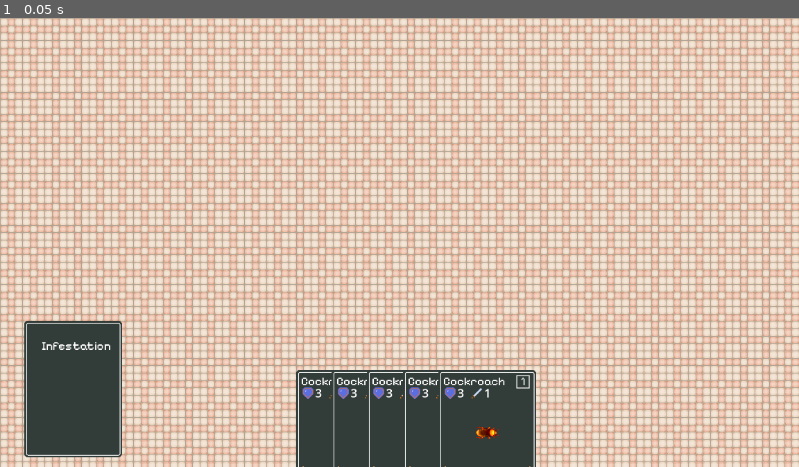
Above: before the commit, frame 1.
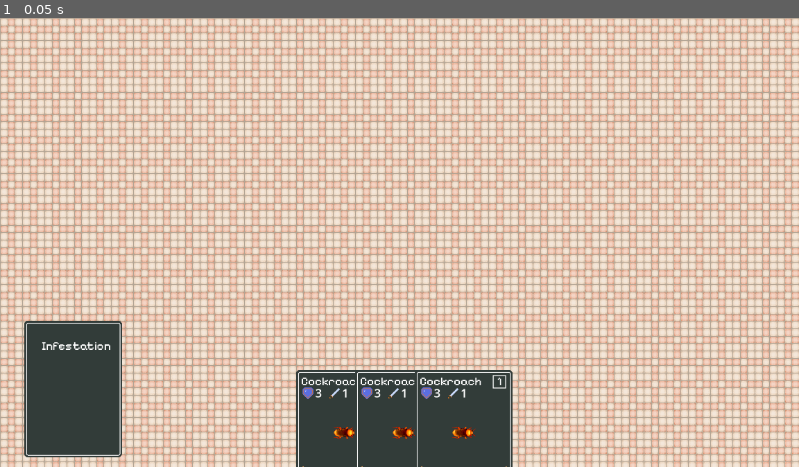
Above: after the commit, the same moment.

Repository: Degenerate-Games/Infestation
Game: Godot game, scene res://scenes/levels/5starkitchen.tscn
The game is run twice, just before and just after one commit, with the same random seed, the same clock (stepped at 60 frames per second) and the same inputs.
Inputs:
- Up to frame 1 (0.05 s): no input

The runs differ from the first frame. In frame 1, 1.6% of the frame differs, in the area x 41-68%, y 78-100%.

Commit message:
Update hud scene

Diff:
--- a/scenes/hud.tscn
+++ b/scenes/hud.tscn
@@ -1,13 +1,10 @@
-[gd_scene load_steps=4 format=3 uid="uid://20pfl85f27yc"]
+[gd_scene load_steps=3 format=3 uid="uid://20pfl85f27yc"]
 
 [ext_resource type="Script" path="res://scripts/hud.gd" id="1_07qrn"]
-[ext_resource type="PackedScene" uid="uid://k4u2jh6xyhwi" path="res://scenes/cards/cockroach.tscn" id="2_bgbhs"]
 [ext_resource type="PackedScene" uid="uid://b6nv7jv7kc6cq" path="res://scenes/cards/card_back.tscn" id="3_18r6f"]
 
 [node name="HUD" type="Node2D"]
 script = ExtResource("1_07qrn")
-base_deck = Array[PackedScene]([ExtResource("2_bgbhs"), ExtResource("2_bgbhs"), ExtResource("2_bgbhs"), ExtResource("2_bgbhs"), ExtResource("2_bgbhs"), ExtResource("2_bgbhs")])
-hand_size_limit = 5
 
 [node name="Hand" type="Node2D" parent="."]
 position = Vector2(555, 508)
--- a/scenes/levels/5starkitchen.tscn
+++ b/scenes/levels/5starkitchen.tscn
@@ -1,7 +1,8 @@
-[gd_scene load_steps=3 format=3 uid="uid://chd535ig1s33b"]
+[gd_scene load_steps=4 format=3 uid="uid://chd535ig1s33b"]
 
 [ext_resource type="Texture2D" uid="uid://dgu6hawg2lr8y" path="res://resources/tiles/floors/floor_a.png" id="1_wvugk"]
 [ext_resource type="PackedScene" uid="uid://20pfl85f27yc" path="res://scenes/hud.tscn" id="2_heg63"]
+[ext_resource type="PackedScene" uid="uid://k4u2jh6xyhwi" path="res://scenes/cards/cockroach.tscn" id="3_q2k55"]
 
 [node name="Level" type="Node2D"]
 
@@ -13,3 +14,5 @@
 stretch_mode = 1
 
 [node name="HUD" parent="." instance=ExtResource("2_heg63")]
+base_deck = Array[PackedScene]([ExtResource("3_q2k55"), ExtResource("3_q2k55"), ExtResource("3_q2k55"), ExtResource("3_q2k55"), ExtResource("3_q2k55"), ExtResource("3_q2k55"), ExtResource("3_q2k55"), ExtResource("3_q2k55"), ExtResource("3_q2k55"), ExtResource("3_q2k55"), ExtResource("3_q2k55"), ExtResource("3_q2k55"), ExtResource("3_q2k55"), ExtResource("3_q2k55"), ExtResource("3_q2k55")])
+hand_size_limit = 3
